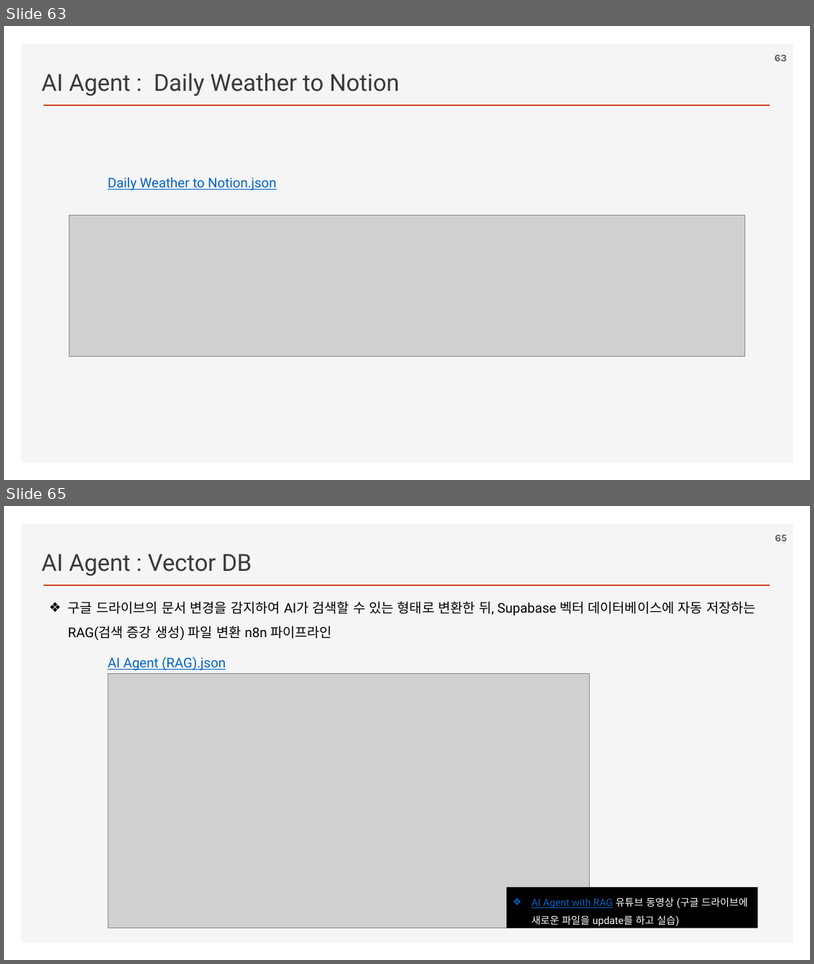
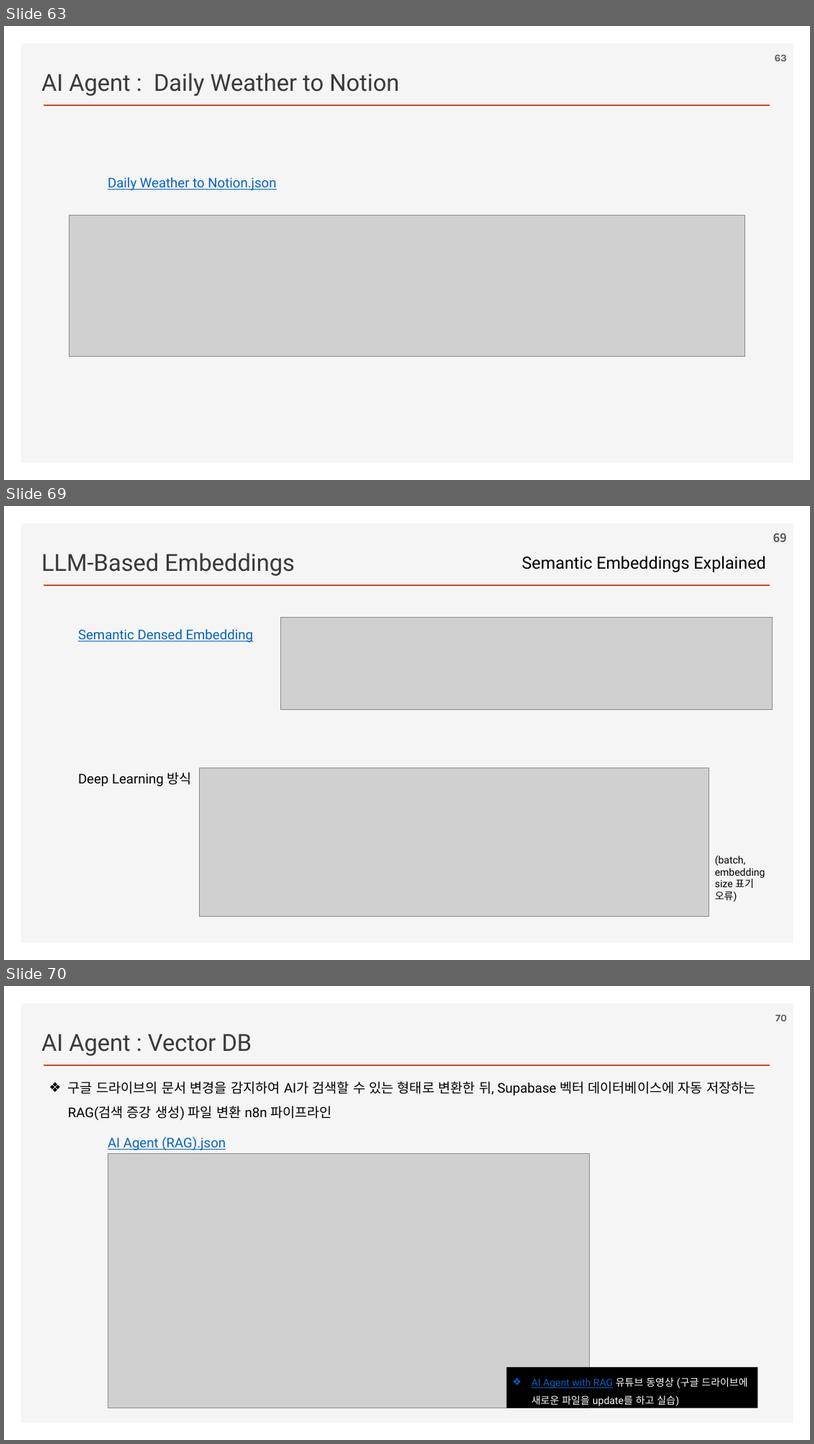
Before and after one commit to ancestor9/2026_Fall_AI-Workflow, a slide deck: PPTs/04_AI Workflow_n8n.pptx. Shown one above the other, each under a label of ours: slides 63 and 65 before the commit, slides 63, 69 and 70 after it; the slides between them are not shown. The pictures are 814x964 and 814x1444 pixels, drawn with LibreOffice and Linux fonts; fonts in the diff are those of the drawing; grey boxes stand for pictures; background and template pictures are left out. Boxes give left, top, right and bottom in pixels: in the first picture for what was removed or moved away, otherwise in the second. Text is boxed around its words. In the diff, an @@ line names an element or a change of style, - is before the commit and + after.

```diff
--- a/PPTs/04_AI Workflow_n8n.pptx
+++ b/PPTs/04_AI Workflow_n8n.pptx
@@ slide 69 added at (4, 506, 810, 960), background #FFFFFF; not listed: 2 template elements that a slide beside it also shows @@
@@ page number added at (774, 533, 787, 542), 14 pt, text #595959, bold @@
+69
@@ text added at (41, 553, 295, 576), 28 pt, text #3B3838 @@
+LLM-Based Embeddings
@@ text added at (522, 556, 766, 572), 20 pt, text #000000 @@
+Semantic Embeddings Explained
@@ text added at (78, 629, 253, 642), 16 pt, text #0563C1, underline @@
+Semantic Densed Embedding
@@ picture added at (281, 618, 773, 709) @@
@@ text added at (78, 772, 192, 786), 16 pt, text #000000 @@
+Deep Learning 방식
@@ picture added at (199, 767, 710, 916) @@
@@ text added at (715, 855, 766, 901), 12 pt, text #000000 @@
+(batch, embedding size 표기 오류)
@@ what was slide 65 is now slide 70 @@
@@ page number at (776, 1015, 787, 1021): text changed @@
-65
+70
```
Also in this commit, not shown: 5 slides changed, 8 other slides added.
